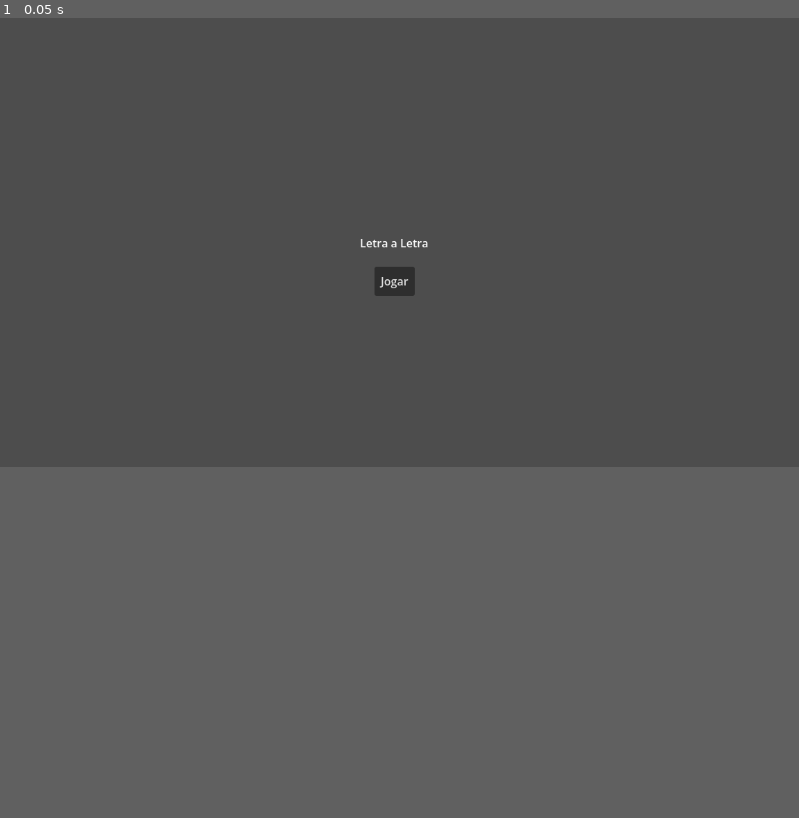
Above: before the commit, frame 1.
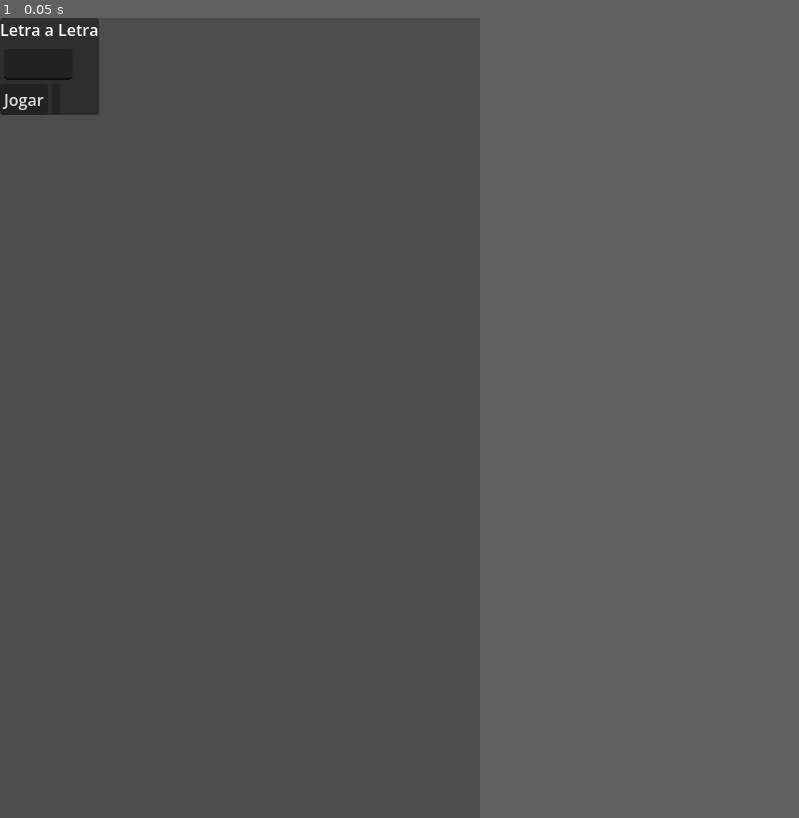
Above: after the commit, the same moment.

Repository: Gabriel-afk-9/Letra-a-Letra-GODOT
Game: Godot game, scene res://tela_inicial.tscn
Two runs of this game, one before a commit and one after it. Both use one fixed random seed, a clock stepped at 60 frames per second and the inputs below.
Inputs:
- Up to frame 1 (0.05 s): no input
The window is 799x449 before the commit and 480x800 after it. Grey fills any space a smaller window leaves; there, only what the larger window draws over its background counts as a difference.

The runs differ from the first frame. In frame 1, 1.7% of the frame differs, in the area x 0-54%, y 0-35%.

Commit message:
Add files via upload

Diff:
--- a/project.godot
+++ b/project.godot
@@ -15,6 +15,13 @@
 config/features=PackedStringArray("4.6", "Mobile")
 config/icon="res://icon.svg"
 
+[display]
+
+window/size/viewport_width=480
+window/size/viewport_height=800
+window/stretch/mode="canvas_items"
+window/handheld/orientation=1
+
 [physics]
 
 3d/physics_engine="Jolt Physics"
--- a/tela_inicial.gd
+++ b/tela_inicial.gd
@@ -1,7 +1,4 @@
 extends Control
-
-
-
 
 func _on_button_pressed():
 	print("O botão foi clicado!")
--- a/tela_inicial.tscn
+++ b/tela_inicial.tscn
@@ -12,20 +12,49 @@
 grow_vertical = 2
 script = ExtResource("1_qtomq")
 
-[node name="Label" type="Label" parent="." unique_id=1557133030]
+[node name="TextureRect" type="TextureRect" parent="." unique_id=1930490237]
 layout_mode = 0
-offset_left = 519.0
-offset_top = 313.0
-offset_right = 618.0
-offset_bottom = 336.0
+offset_right = 478.0
+offset_bottom = 800.0
+
+[node name="CenterContainer" type="CenterContainer" parent="." unique_id=345960387]
+layout_mode = 0
+offset_right = 40.0
+offset_bottom = 40.0
+
+[node name="PanelContainer" type="PanelContainer" parent="CenterContainer" unique_id=336306919]
+layout_mode = 2
+
+[node name="MarginContainer" type="MarginContainer" parent="CenterContainer/PanelContainer" unique_id=367547604]
+layout_mode = 2
+
+[node name="VBoxContainer" type="VBoxContainer" parent="CenterContainer/PanelContainer/MarginContainer" unique_id=1299755605]
+layout_mode = 2
+
+[node name="Label" type="Label" parent="CenterContainer/PanelContainer/MarginContainer/VBoxContainer" unique_id=1557133030]
+layout_mode = 2
 text = "Letra a Letra"
 
-[node name="Button" type="Button" parent="." unique_id=1515490697]
-layout_mode = 0
-offset_left = 540.0
-offset_top = 359.0
-offset_right = 598.0
-offset_bottom = 401.0
+[node name="TextureRect" type="TextureRect" parent="CenterContainer/PanelContainer/MarginContainer/VBoxContainer" unique_id=1772012908]
+layout_mode = 2
+
+[node name="HBoxContainer" type="HBoxContainer" parent="CenterContainer/PanelContainer/MarginContainer/VBoxContainer" unique_id=1980914892]
+layout_mode = 2
+
+[node name="TextureButton" type="TextureButton" parent="CenterContainer/PanelContainer/MarginContainer/VBoxContainer/HBoxContainer" unique_id=1045529245]
+layout_mode = 2
+
+[node name="LineEdit" type="LineEdit" parent="CenterContainer/PanelContainer/MarginContainer/VBoxContainer/HBoxContainer" unique_id=2109721861]
+layout_mode = 2
+
+[node name="HBoxContainer2" type="HBoxContainer" parent="CenterContainer/PanelContainer/MarginContainer/VBoxContainer" unique_id=864042497]
+layout_mode = 2
+
+[node name="create-room" type="Button" parent="CenterContainer/PanelContainer/MarginContainer/VBoxContainer/HBoxContainer2" unique_id=1515490697]
+layout_mode = 2
 text = "Jogar"
 
-[connection signal="pressed" from="Button" to="." method="_on_button_pressed"]
+[node name="join-room" type="Button" parent="CenterContainer/PanelContainer/MarginContainer/VBoxContainer/HBoxContainer2" unique_id=233635876]
+layout_mode = 2
+
+[connection signal="pressed" from="CenterContainer/PanelContainer/MarginContainer/VBoxContainer/HBoxContainer2/create-room" to="." method="_on_button_pressed"]
